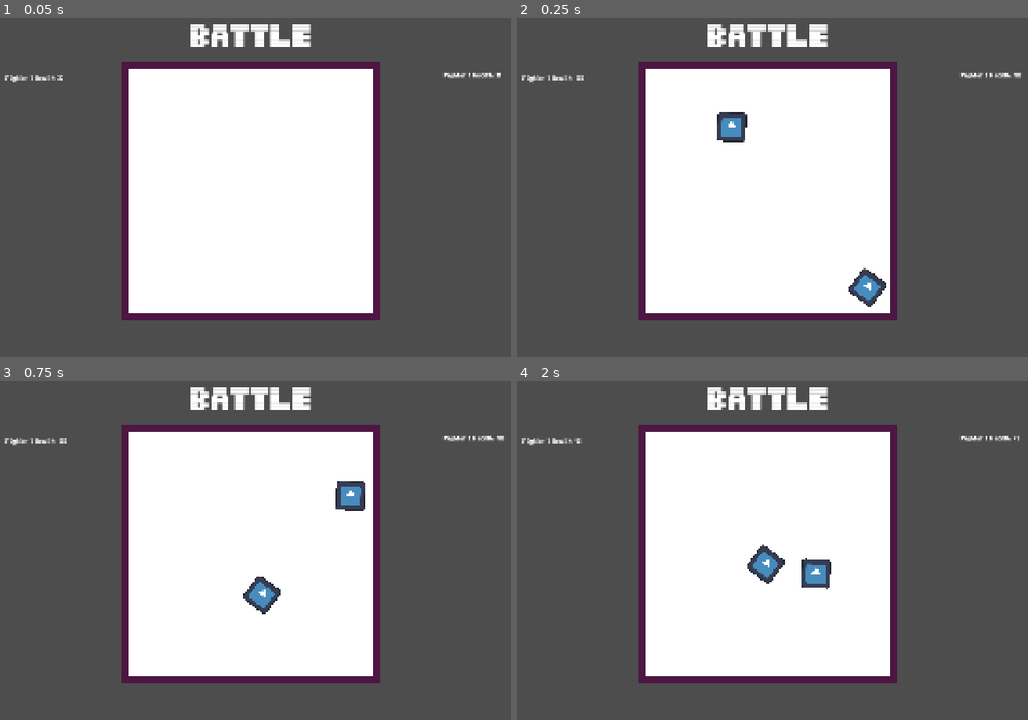
Above: before the commit, frames 1-4 (two rows, left to right).
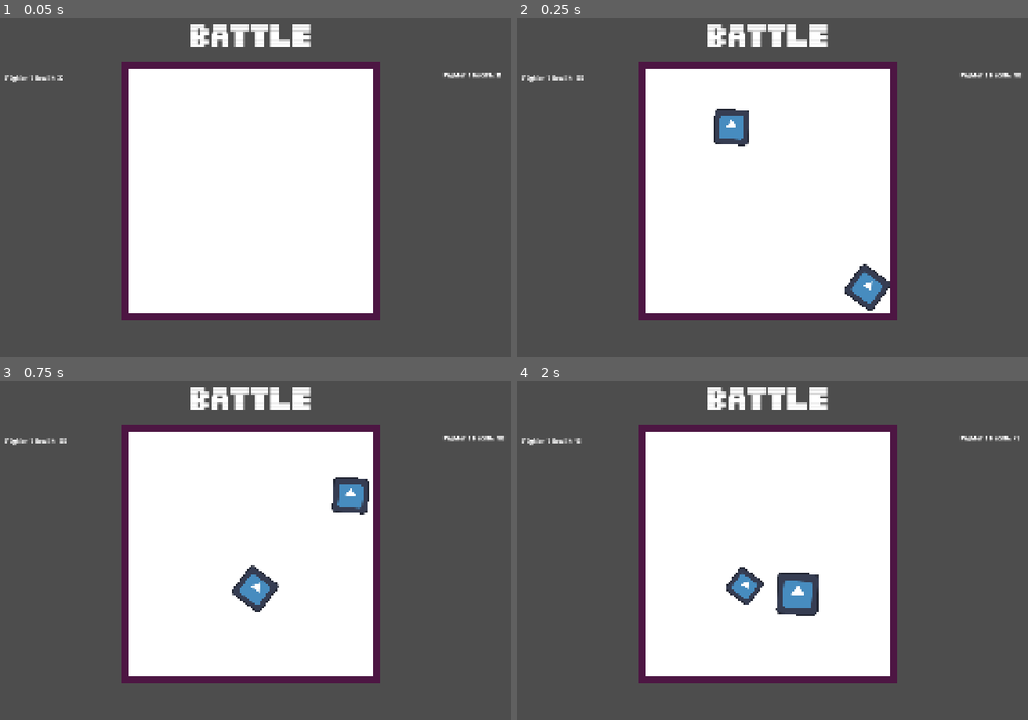
Above: after the commit, the same moments.

Repository: JBRana250/BitBoxBattles
Game: Godot game, scene res://battle/battle.tscn
Same seed, same stepped clock (60 frames per second), same inputs: the game is played once before the commit and once after it. The engine's default icon, where the game draws it, is replaced by a stand-in: a white triangle on a blue panel in a dark square.
Inputs (mouse positions are in pixels of both pictures, inside the frame that each line leads up to):
- Up to frame 1 (0.05 s): no input
- Up to frame 2 (0.25 s): no input
- Up to frame 3 (0.75 s): tap Enter at 0.5, 0.6 s; move the mouse to (388, 536) at 0.52 s; hold Right from 0.53 s (still down); click (388, 536) at 0.67 s
- Up to frame 4 (2 s): tap Space at 0.77 s; release Right at 1.25 s; drag from (644, 570) to (736, 625) at 1.27 s

Frame 1 is identical in both runs. In frame 2, 0.8% of the frame differs, in the area x 38-74%, y 26-87%; in frame 3, 1.1%; in frame 4, 2.2%, in the area x 40-62%, y 48-70%.

Commit message:
feat: add stat related to backswing timer

Diff:
--- a/battle/battle.tscn
+++ b/battle/battle.tscn
@@ -92,6 +92,7 @@
 position = Vector2(752, 340)
 fighter_id = "Fighter 1"
 contact_damage = 10
+contact_cooldown = 0.5
 fighter_scene = ExtResource("8_iorop")
 spawn_parent = NodePath("../Fighters")
 fighter_health_label = NodePath("../FighterHealth")
@@ -100,6 +101,7 @@
 position = Vector2(1187, 778)
 fighter_id = "Fighter 2"
 contact_damage = 25
+contact_cooldown = 5.0
 fighter_scene = ExtResource("8_iorop")
 spawn_parent = NodePath("../Fighters")
 fighter_health_label = NodePath("../FighterHealth2")
--- a/battle/fighter.gd
+++ b/battle/fighter.gd
@@ -6,6 +6,7 @@
 @onready var default_modulate: Color = Color(1,1,1,1)
 @onready var current_health: int = 100
 @export var contact_damage: int
+@export var contact_cooldown: float
 @export var fighter_id: String
 @export var fighter_state_machine: FighterStateMachine
 
@@ -17,9 +18,11 @@
 		return
 	if body.get_state() != FighterStateMachine.State.ACTIVE:
 		return
+
 	sprite.modulate = onhit_modulate
 	current_health -= contact_damage
 	body.hit_enemy()
+
 	BattleEventBus.fighter_damaged.emit(fighter_id)
 	if (current_health <= 0):
 		BattleEventBus.fighter_death.emit(fighter_id)
@@ -33,4 +36,4 @@
 	return fighter_state_machine.get_state()
 
 func hit_enemy():
-	fighter_state_machine.set_state_contact_cooldown(3)
+	fighter_state_machine.set_state_contact_cooldown(contact_cooldown)
--- a/battle/fighter.tscn
+++ b/battle/fighter.tscn
@@ -54,6 +54,7 @@
 one_shot = true
 
 [node name="ContactCooldownTimer" type="Timer" parent="FighterStateMachine" unique_id=1995238673]
+one_shot = true
 
 [connection signal="body_entered" from="." to="." method="_on_body_entered"]
 [connection signal="timeout" from="onhitFlash" to="." method="_on_onhit_flash_timeout"]
--- a/battle/fighter_marker.gd
+++ b/battle/fighter_marker.gd
@@ -2,6 +2,7 @@
 
 @export var fighter_id: String
 @export var contact_damage: int
+@export var contact_cooldown: float
 @export var fighter_scene: PackedScene
 @export var spawn_parent: Node2D
 @export var fighter_health_label: Label
@@ -11,11 +12,15 @@
 
 func _spawn_fighter() -> void:
 	var fighter_instance: Fighter = fighter_scene.instantiate()
-	fighter_instance.current_health = 100
-	fighter_instance.contact_damage = contact_damage
+
 	fighter_instance.fighter_id = fighter_id
 	fighter_instance.position = position
 	fighter_instance.rotation = randf_range(0.0, TAU)
+
+	fighter_instance.current_health = 100
+	fighter_instance.contact_damage = contact_damage
+	fighter_instance.contact_cooldown = contact_cooldown
+
 	spawn_parent.add_child(fighter_instance)
 
 	fighter_health_label.fighter = fighter_instance
--- a/battle/fighter_state_machine.gd
+++ b/battle/fighter_state_machine.gd
@@ -17,7 +17,7 @@
 @export var colshape: CollisionShape2D
 
 func _ready() -> void:
-	set_fighter_contact_cooldown()
+	set_fighter_inactive()
 
 func get_state() -> State:
 	return current_state
@@ -26,6 +26,7 @@
 	active_timer.stop()
 	inactive_timer.stop()
 	contact_cooldown_timer.stop()
+	print_debug(time)
 	contact_cooldown_timer.start(time)
 	set_fighter_contact_cooldown()
 
@@ -61,5 +62,6 @@
 	active_timer.start(randf_range(0.1, 1))
 
 func _on_contact_cooldown_timer_timeout() -> void:
+	print_debug("back to active")
 	set_fighter_active()
 	active_timer.start(randf_range(0.1, 1))
